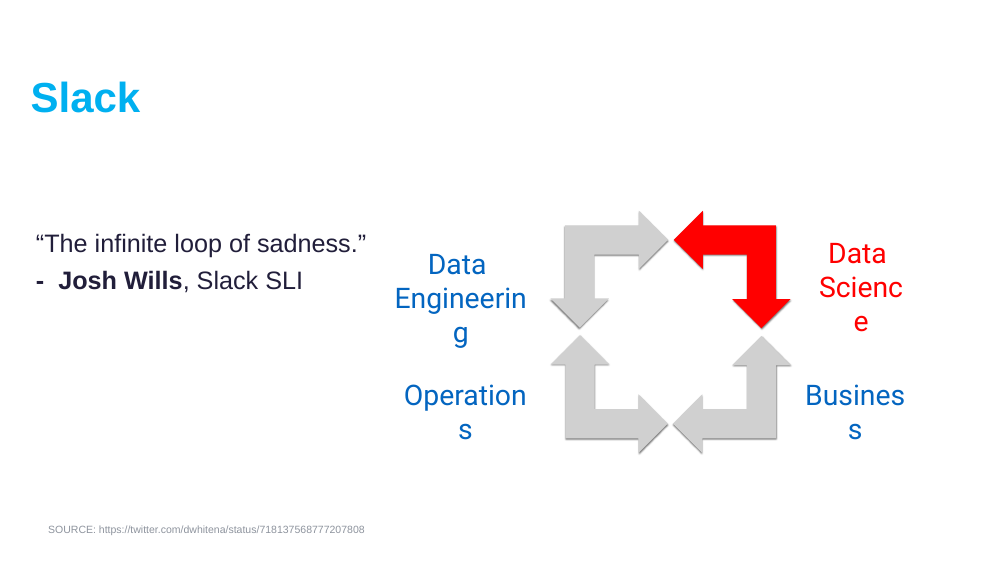
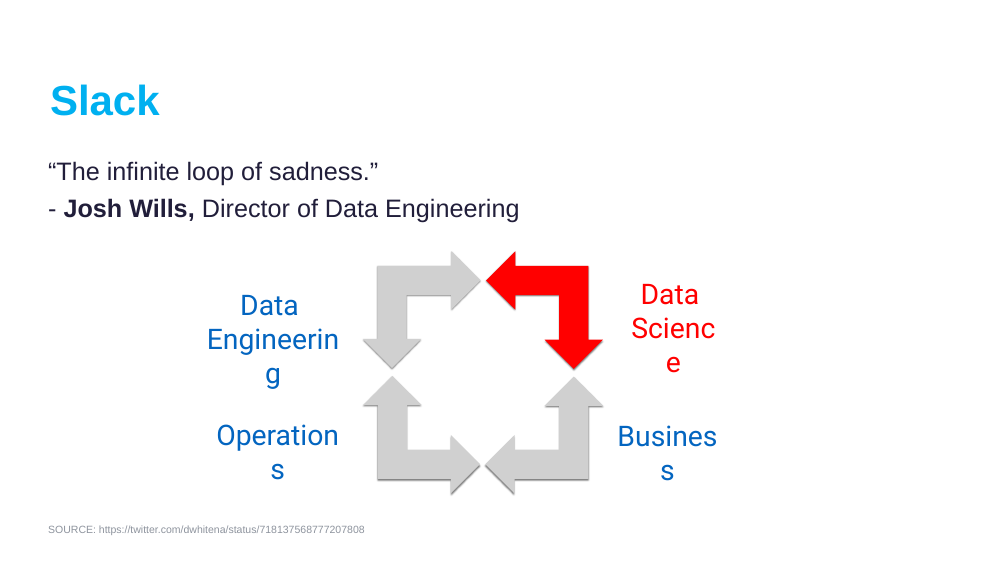
Before and after one commit to thomasnield/kotlinconf-datascience-talk, a slide deck: slide 17 of kotlin_for_data_science.pptx. Drawn at 1008x567 pixels with LibreOffice and Linux fonts; fonts in the diff are those of the drawing; grey boxes stand for pictures; background and template pictures are left out. Boxes give left, top, right and bottom in pixels: in the first picture for what was removed or moved away, otherwise in the second. Text is boxed around its words. In the diff, an @@ line names an element or a change of style, - is before the commit and + after.

```diff
--- a/kotlin_for_data_science.pptx
+++ b/kotlin_for_data_science.pptx
@@ text "Slack": place and size @@
-text "Slack" at (31,81,141,113)
+text "Slack" at (50,84,160,116)
@@ text "“The infinite loop of sadness.”": place and size @@
-text "“The infinite loop of sadness.”" at (36,233,366,293)
+text "“The infinite loop of sadness.”" at (48,161,519,222)
@@ text "“The infinite loop of sadness.”" at (48,161,519,222): vertical alignment top to middle @@
@@ text at (64,198,519,222): text changed; bold off @@
-- Josh Wills, Slack SLI
+- Josh Wills, Director of Data Engineering
@@ 2 pictures, 1 text, 1 left up arrow: place and size @@
-2 pictures, 1 text, 1 left up arrow at (551,211,887,453)
+2 pictures, 1 text, 1 left up arrow at (363,251,700,493)
@@ 3 texts, 1 picture: place and size @@
-3 texts, 1 picture at (393,211,914,413)
+3 texts, 1 picture at (206,251,726,454)
```
Also in this commit, not shown: 15 other slides changed.
